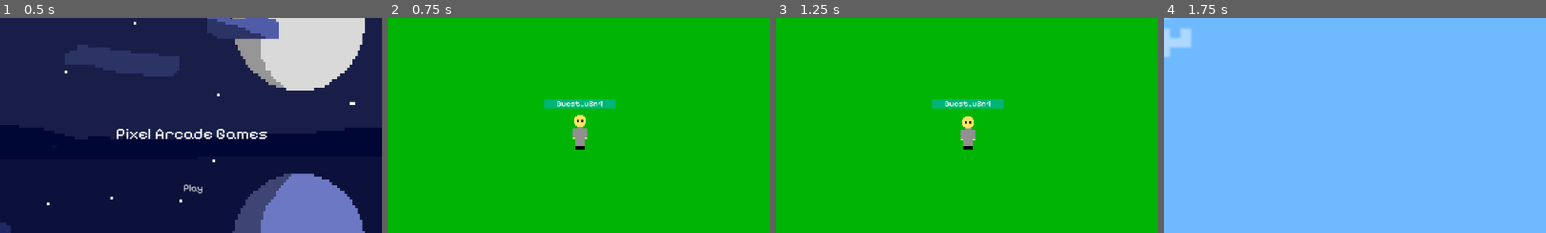
Above: before the commit, frames 1-4 (left to right).
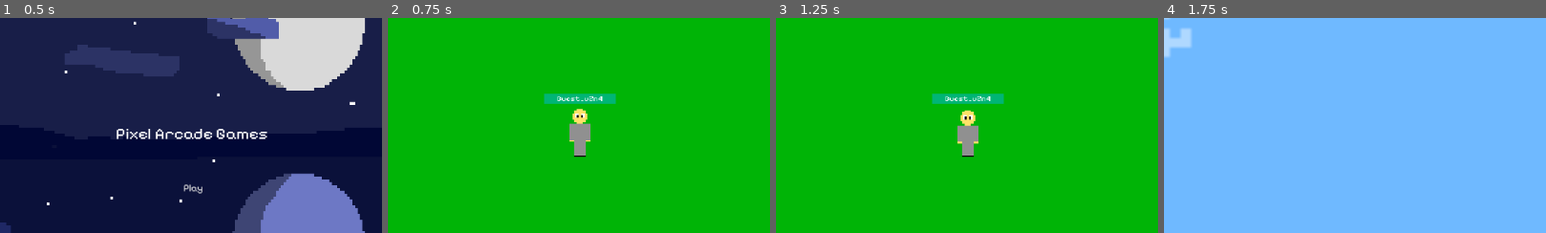
Above: after the commit, the same moments.

Repository: JohnRendell/Pixel_Arcade_Game
Game: Godot game, scene res://Interfaces/interface.tscn
The game is run twice, just before and just after one commit, with the same random seed, the same clock (stepped at 60 frames per second) and the same inputs.
Inputs:
- Up to frame 1 (0.5 s): no input
- Up to frame 2 (0.75 s): click "Play" at 0.5 s
- Up to frame 3 (1.25 s): no input
- Up to frame 4 (1.75 s): click "Log in" at 1.25 s
The pictures show only the part of the screen within x 25-75%, y 23-73%; the shares and areas given below are measured in that part.

Frame 1 is identical in both runs. In frame 2, 1.7% of the frame differs, in the area x 40-60%, y 35-65%; in frame 3, 1.7%; in frame 4, nothing differs.

Commit message:
And and fixes
-Fixed player sprite sheet, it is now look good?
-Added player disconnect functions

Diff:
--- a/Scripts/Lobby_Scripts/lobby_script.gd
+++ b/Scripts/Lobby_Scripts/lobby_script.gd
@@ -46,50 +46,59 @@
 	return "Guest_%s" % [playerName]
 
 func check_for_players(data):
-	if typeof(data) == TYPE_DICTIONARY and data.get("Socket_Type") == "playerSpawn":
-		var player_name = data.get("Player_Name")
-		var player_posX = data.get("Pos_X")
-		var player_posY = data.get("Pos_Y")
+	if typeof(data) == TYPE_DICTIONARY:
+		if data.get("Socket_Type") == "playerSpawn":
+			var player_name = data.get("Player_Name")
+			var player_posX = data.get("Pos_X")
+			var player_posY = data.get("Pos_Y")
 
-		#player status
-		var isLeft = data.get("isLeft")
-		var isRight = data.get("isRight")
-		var isUp = data.get("isUp")
-		var isDown = data.get("isDown")
-		var isIdle = data.get("isIdle")
+			#player status
+			var isLeft = data.get("isLeft")
+			var isRight = data.get("isRight")
+			var isUp = data.get("isUp")
+			var isDown = data.get("isDown")
+			var isIdle = data.get("isIdle")
 
-		#set up variables on joined player
-		var player_join = player_scene.instantiate()
+			#set up variables on joined player
+			var player_join = player_scene.instantiate()
 
-		#fill player's data
-		player_join.player_name = player_name
+			#fill player's data
+			player_join.player_name = player_name
 
-		#spawn the player
-		if PlayerGlobalScript.player_name != player_name:
-			if not joined_players.has(player_name):
-				player_join.position = Vector2(player_posX, player_posY)
+			#spawn the player
+			if PlayerGlobalScript.player_name != player_name:
+				if not joined_players.has(player_name):
+					player_join.position = Vector2(player_posX, player_posY)
 
-				#player status
-				player_join.isLeft = isLeft
-				player_join.isRight = isRight
-				player_join.isUp = isUp
-				player_join.isDown = isDown
-				player_join.isIdle = isIdle
+					#player status
+					player_join.isLeft = isLeft
+					player_join.isRight = isRight
+					player_join.isUp = isUp
+					player_join.isDown = isDown
+					player_join.isIdle = isIdle
 
-				#add the player to the dict
-				joined_players[player_name] = {
-					"Player": player_join,
-					"Position": Vector2(player_posX, player_posY)
-				}
-				$CanvasLayer.add_child(player_join)
-			else:
+					#add the player to the dict
+					joined_players[player_name] = {
+						"Player": player_join,
+						"Position": Vector2(player_posX, player_posY)
+					}
+					$CanvasLayer.add_child(player_join)
+				else:
+					var player = joined_players[player_name]
+					player["Position"] = Vector2(player_posX, player_posY)
+					player["Player"].position = Vector2(player_posX, player_posY)
+
+					#player status
+					player["Player"].isLeft = isLeft
+					player["Player"].isRight = isRight
+					player["Player"].isUp =  isUp
+					player["Player"].isDown = isDown
+					player["Player"].isIdle = isIdle
+
+		elif data.get("Socket_Type") == "playerDisconnect":
+			var player_name = data.get("Player_Name")
+
+			if joined_players.has(player_name):
 				var player = joined_players[player_name]
-				player["Position"] = Vector2(player_posX, player_posY)
-				player["Player"].position = Vector2(player_posX, player_posY)
-
-				#player status
-				player["Player"].isLeft = isLeft
-				player["Player"].isRight = isRight
-				player["Player"].isUp =  isUp
-				player["Player"].isDown = isDown
-				player["Player"].isIdle = isIdle
+				player["Player"].queue_free()
+				joined_players.erase(player_name)
--- a/Scripts/Socket/socket_connection.gd
+++ b/Scripts/Socket/socket_connection.gd
@@ -25,6 +25,13 @@
 		while socket.get_available_packet_count():
 			socket_data = JSON.parse_string(socket.get_packet().get_string_from_utf8())
 
+func _notification(what):
+	if what == NOTIFICATION_WM_CLOSE_REQUEST:
+		if socket.get_ready_state() == WebSocketPeer.STATE_OPEN:
+			send_data({"Socket_Type": "playerDisconnect", "Player_Name": PlayerGlobalScript.player_name })
+			socket.close(1000, "%s left" % [PlayerGlobalScript.player_name])
+		get_tree().quit()
+
 func send_data(data):
 	if socket.get_ready_state() == WebSocketPeer.STATE_OPEN:
 		var json_string = JSON.stringify(data)
--- a/Sprites/player_2.tscn
+++ b/Sprites/player_2.tscn
@@ -33,7 +33,7 @@
 "times": PackedFloat32Array(0, 0.2),
 "transitions": PackedFloat32Array(1, 1),
 "update": 1,
-"values": [8, 9]
+"values": [11, 12]
 }
 
 [sub_resource type="Animation" id="Animation_gqnx4"]
@@ -81,10 +81,10 @@
 tracks/0/interp = 1
 tracks/0/loop_wrap = true
 tracks/0/keys = {
-"times": PackedFloat32Array(0, 0.2),
+"times": PackedFloat32Array(0.0120868, 0.2),
 "transitions": PackedFloat32Array(1, 1),
 "update": 1,
-"values": [10, 11]
+"values": [13, 14]
 }
 
 [sub_resource type="Animation" id="Animation_7ocxv"]
@@ -106,7 +106,6 @@
 
 [sub_resource type="Animation" id="Animation_bpjnn"]
 resource_name = "walk_side"
-length = 0.4
 loop_mode = 1
 tracks/0/type = "value"
 tracks/0/imported = false
@@ -115,10 +114,10 @@
 tracks/0/interp = 1
 tracks/0/loop_wrap = true
 tracks/0/keys = {
-"times": PackedFloat32Array(0, 0.2),
-"transitions": PackedFloat32Array(1, 1),
+"times": PackedFloat32Array(0, 0.2, 0.4, 0.6, 0.8),
+"transitions": PackedFloat32Array(1, 1, 1, 1, 1),
 "update": 1,
-"values": [6, 7]
+"values": [6, 7, 8, 9, 10]
 }
 
 [sub_resource type="AnimationLibrary" id="AnimationLibrary_thyxd"]
@@ -133,7 +132,7 @@
 }
 
 [sub_resource type="RectangleShape2D" id="RectangleShape2D_oxcdl"]
-size = Vector2(32, 72)
+size = Vector2(44, 98)
 
 [node name="Joined_Player_Body" type="CharacterBody2D"]
 scale = Vector2(0.5, 0.5)
@@ -141,8 +140,8 @@
 
 [node name="joined_Player_Sprite" type="Sprite2D" parent="."]
 texture = ExtResource("1_gqnx4")
-hframes = 8
-vframes = 2
+hframes = 7
+vframes = 3
 frame = 8
 
 [node name="AnimationPlayer" type="AnimationPlayer" parent="joined_Player_Sprite"]
@@ -156,9 +155,9 @@
 anchor_left = 0.5
 anchor_right = 0.5
 offset_left = -100.0
-offset_top = -70.0
+offset_top = -80.0
 offset_right = 100.0
-offset_bottom = -50.0
+offset_bottom = -60.0
 grow_horizontal = 2
 theme_override_fonts/normal_font = ExtResource("2_thyxd")
 text = "Player Name"
@@ -166,5 +165,5 @@
 vertical_alignment = 1
 
 [node name="CollisionShape2D" type="CollisionShape2D" parent="."]
-position = Vector2(0, -4)
+position = Vector2(0, -1)
 shape = SubResource("RectangleShape2D_oxcdl")
--- a/Sprites/player_character.tscn
+++ b/Sprites/player_character.tscn
@@ -19,7 +19,7 @@
 "times": PackedFloat32Array(0, 0.2),
 "transitions": PackedFloat32Array(1, 1),
 "update": 1,
-"values": [8, 9]
+"values": [11, 12]
 }
 
 [sub_resource type="Animation" id="Animation_8yiwg"]
@@ -85,7 +85,7 @@
 "times": PackedFloat32Array(0, 0.2),
 "transitions": PackedFloat32Array(1, 1),
 "update": 1,
-"values": [10, 11]
+"values": [13, 14]
 }
 
 [sub_resource type="Animation" id="Animation_vcs20"]
@@ -107,7 +107,6 @@
 
 [sub_resource type="Animation" id="Animation_muxwr"]
 resource_name = "Walk_Side"
-length = 0.4
 loop_mode = 1
 tracks/0/type = "value"
 tracks/0/imported = false
@@ -116,10 +115,10 @@
 tracks/0/interp = 1
 tracks/0/loop_wrap = true
 tracks/0/keys = {
-"times": PackedFloat32Array(0, 0.2),
-"transitions": PackedFloat32Array(1, 1),
+"times": PackedFloat32Array(0, 0.2, 0.4, 0.6, 0.8),
+"transitions": PackedFloat32Array(1, 1, 1, 1, 1),
 "update": 1,
-"values": [6, 7]
+"values": [6, 7, 8, 9, 10]
 }
 
 [sub_resource type="AnimationLibrary" id="AnimationLibrary_52txp"]
@@ -137,7 +136,7 @@
 bg_color = Color(0, 0.711448, 0.46152, 1)
 
 [sub_resource type="RectangleShape2D" id="RectangleShape2D_8yiwg"]
-size = Vector2(33, 71)
+size = Vector2(44, 96)
 
 [node name="Player_Body" type="CharacterBody2D"]
 scale = Vector2(0.5, 0.5)
@@ -146,8 +145,8 @@
 [node name="Player_Sprite" type="Sprite2D" parent="."]
 texture_filter = 1
 texture = ExtResource("1_8yiwg")
-hframes = 8
-vframes = 2
+hframes = 7
+vframes = 3
 script = ExtResource("3_52txp")
 
 [node name="Player_Anim" type="AnimationPlayer" parent="Player_Sprite"]
@@ -159,10 +158,10 @@
 anchors_preset = 5
 anchor_left = 0.5
 anchor_right = 0.5
-offset_left = -90.0
-offset_top = -70.0
-offset_right = 54.0
-offset_bottom = -50.0
+offset_left = -120.0
+offset_top = -80.0
+offset_right = 24.0
+offset_bottom = -60.0
 grow_horizontal = 2
 theme_override_fonts/normal_font = ExtResource("4_27txk")
 theme_override_styles/normal = SubResource("StyleBoxFlat_vcs20")
@@ -171,7 +170,7 @@
 vertical_alignment = 1
 
 [node name="Player_Collision" type="CollisionShape2D" parent="."]
-position = Vector2(-0.5, -3.5)
+position = Vector2(0, -2)
 shape = SubResource("RectangleShape2D_8yiwg")
 
 [node name="Player_Camera" type="Camera2D" parent="."]
Binary file changed: Assets/Sprite_Slice/Default_Character.png
Not shown, changed: Server/game_socket.js
